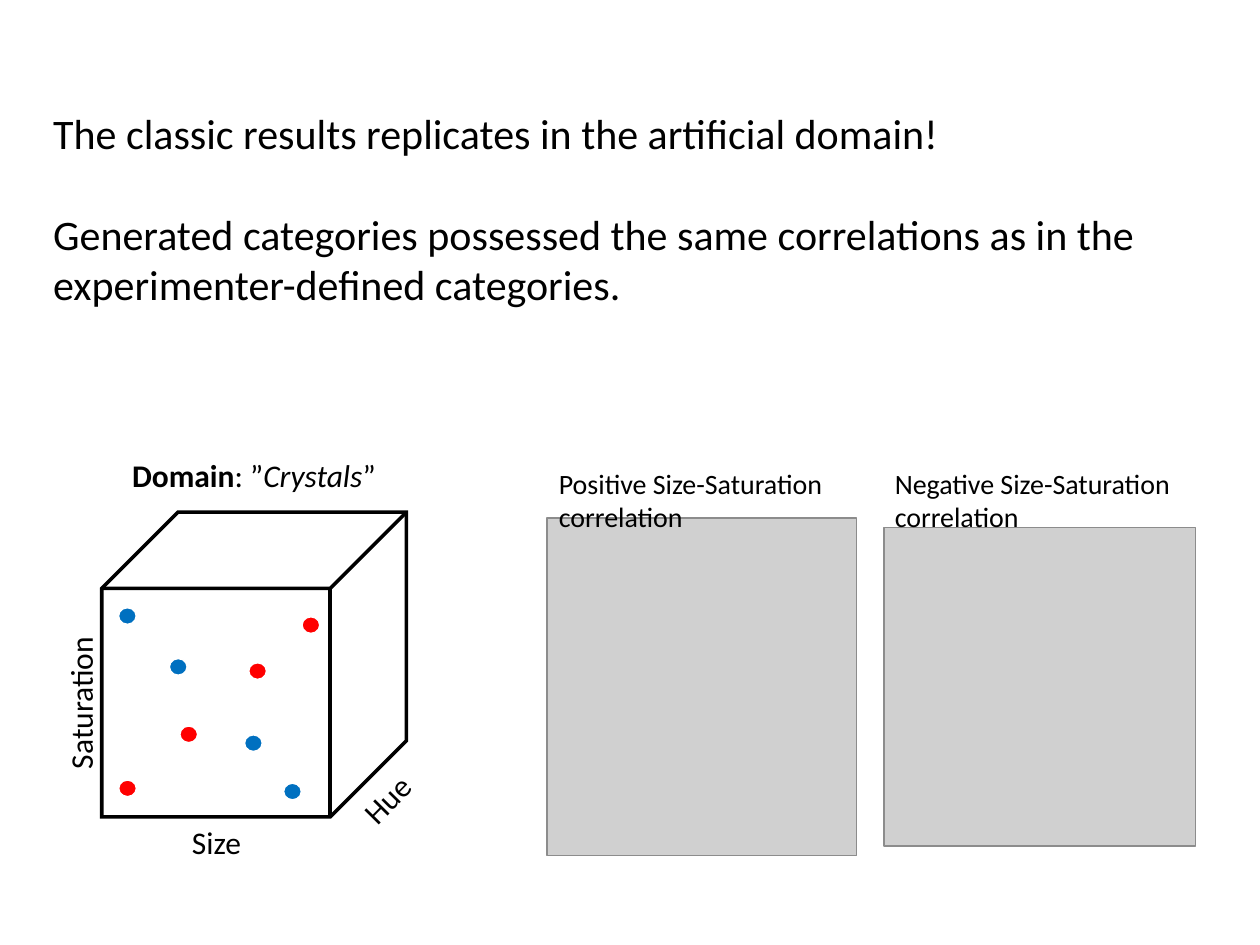
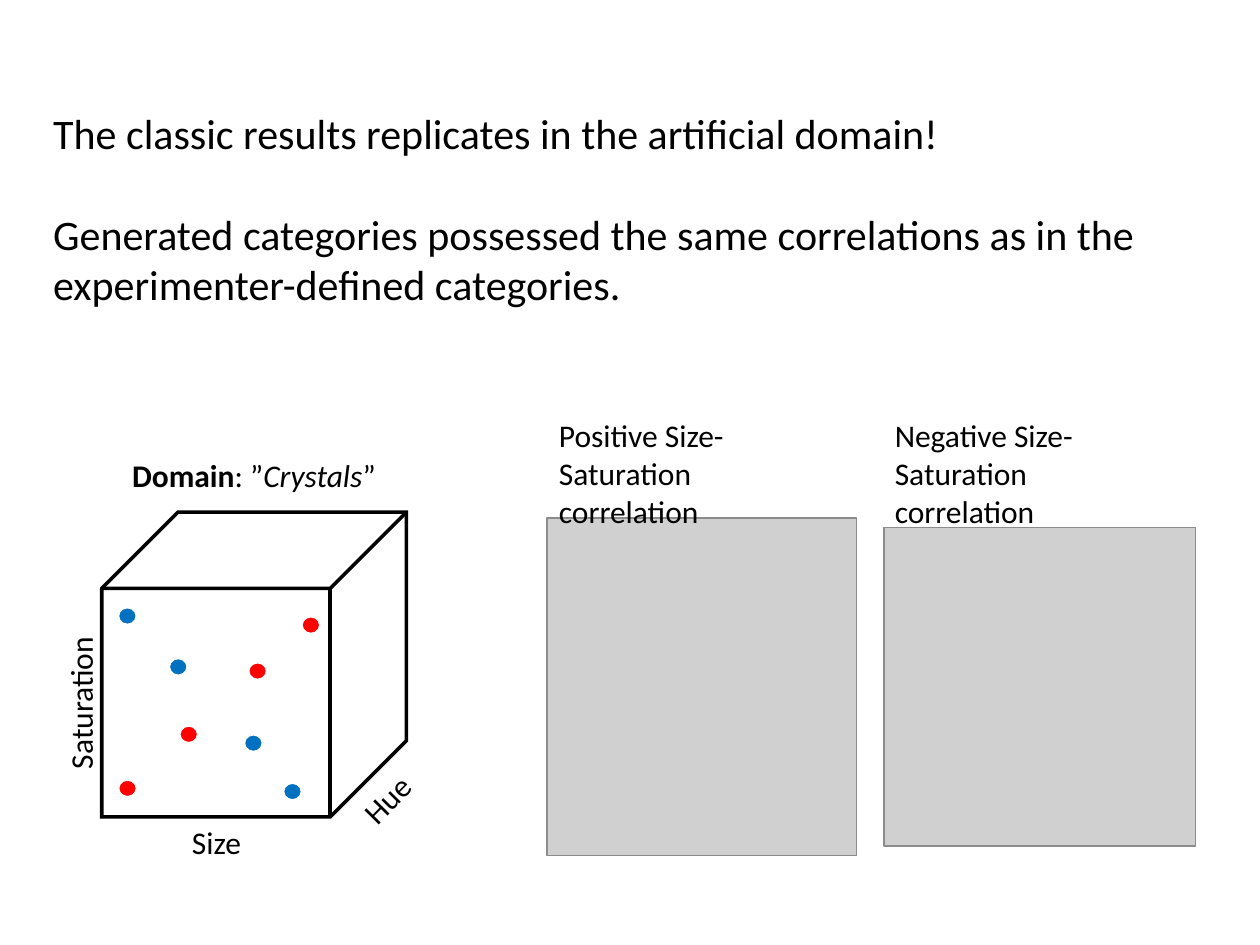
Before and after one commit to AusterweilLab/generating_categories, a slide deck: slide 12 of Presentations/ccn-bbag-march-2-2017.pptx. Drawn at 1260x945 pixels with LibreOffice and Linux fonts; fonts in the diff are those of the drawing; grey boxes stand for pictures. Boxes give left, top, right and bottom in pixels: in the first picture for what was removed or moved away, otherwise in the second. Text is boxed around its words. In the diff, an @@ line names an element or a change of style, - is before the commit and + after.

```diff
--- a/Presentations/ccn-bbag-march-2-2017.pptx
+++ b/Presentations/ccn-bbag-march-2-2017.pptx
@@ text "Positive Size-Saturation correlation" at <box>559,425,724,524</box>: size 16 to 18 pt @@
@@ text "Positive Size-Saturation correlation": place and size @@
-text "Positive Size-Saturation correlation" at <box>559,474,822,527</box>
+text "Positive Size-Saturation correlation" at <box>559,425,724,524</box>
@@ text "Negative Size-Saturation correlation": place and size @@
-text "Negative Size-Saturation correlation" at <box>895,474,1169,534</box>
+text "Negative Size-Saturation correlation" at <box>895,425,1073,531</box>
@@ text "Negative Size-Saturation correlation" at <box>895,425,1073,531</box>: size 16 to 18 pt @@
```
Also in this commit, not shown: 6 other slides changed, 3 slides removed, 1 other file.
